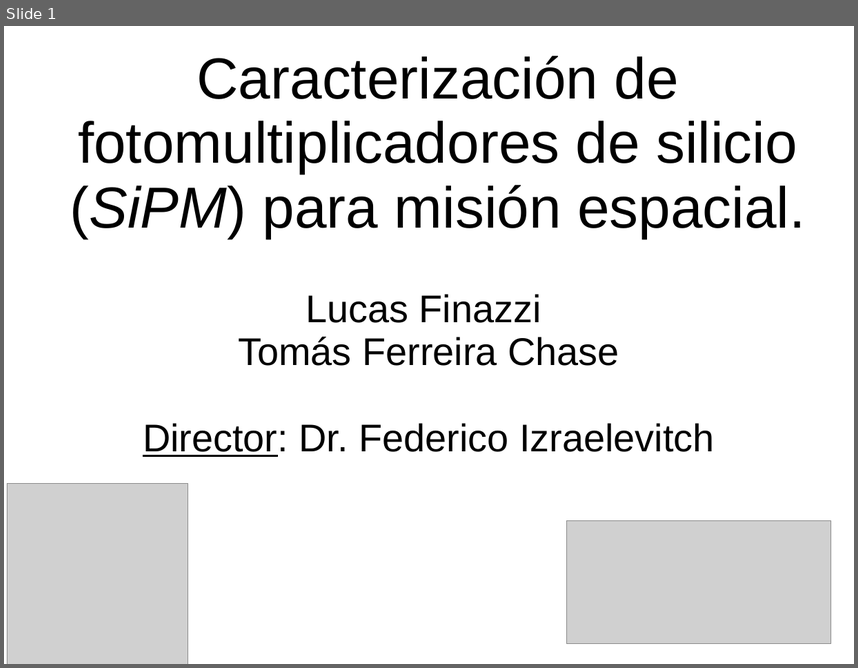
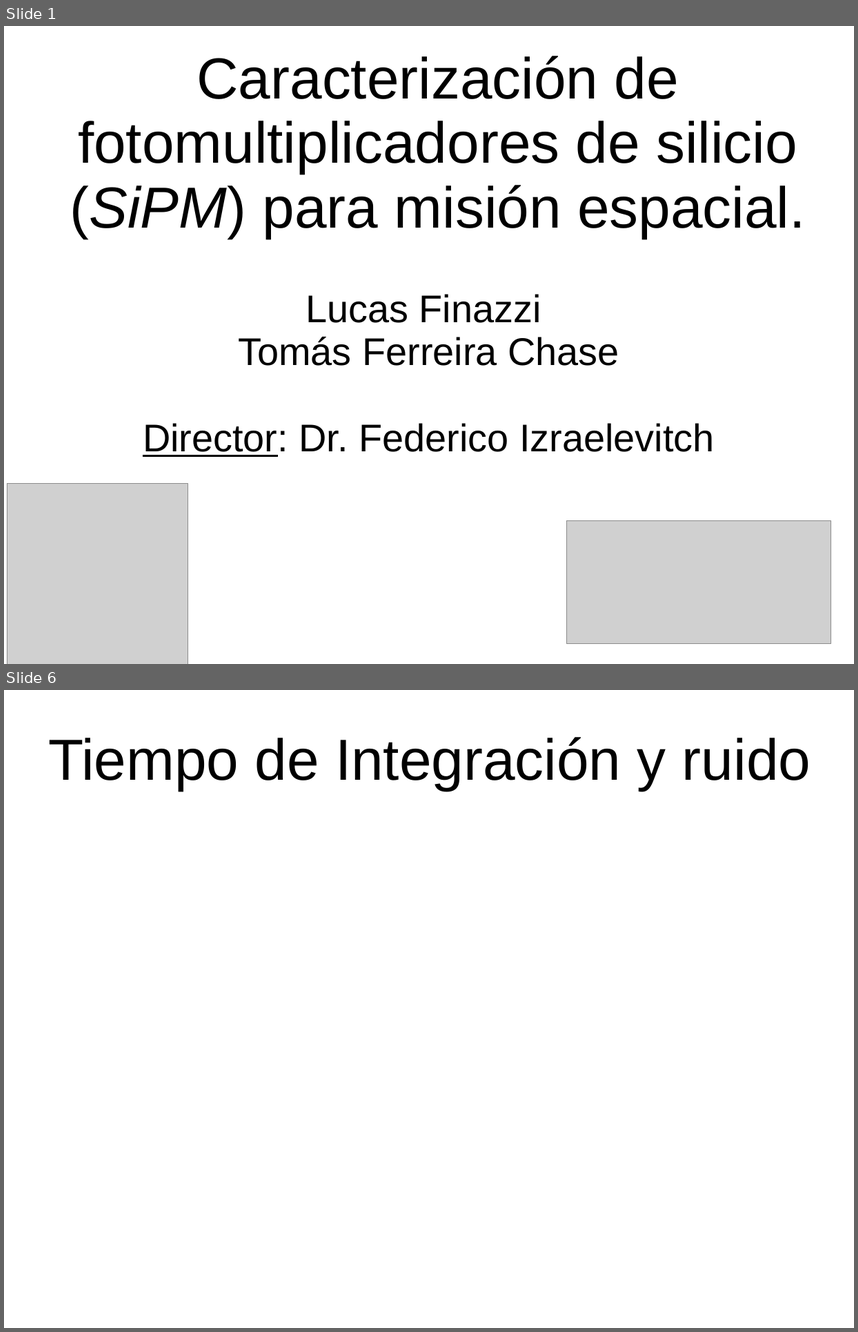
Before and after one commit to labosat/Labo-7, a slide deck: Charla Avance Labo7.odp. Shown one above the other, each under a label of ours: slide 1 before the commit, slides 1 and 6 after it; the slides between them are not shown. The pictures are 858x668 and 858x1332 pixels, drawn with LibreOffice and Linux fonts; fonts in the diff are those of the drawing; grey boxes stand for pictures. Boxes give left, top, right and bottom in pixels: in the first picture for what was removed or moved away, otherwise in the second. Text is boxed around its words. In the diff, an @@ line names an element or a change of style, - is before the commit and + after.

```diff
--- a/Charla Avance Labo7.odp
+++ b/Charla Avance Labo7.odp
@@ slide 6 added at [4,690,854,1328], background #FFFFFF @@
@@ text added at [48,737,811,790], 54 pt, text #000000 @@
+Tiempo de Integración y ruido
```
Also in this commit, not shown: 8 slides changed, 2 other slides added, 2 slides removed, 5 other files.
